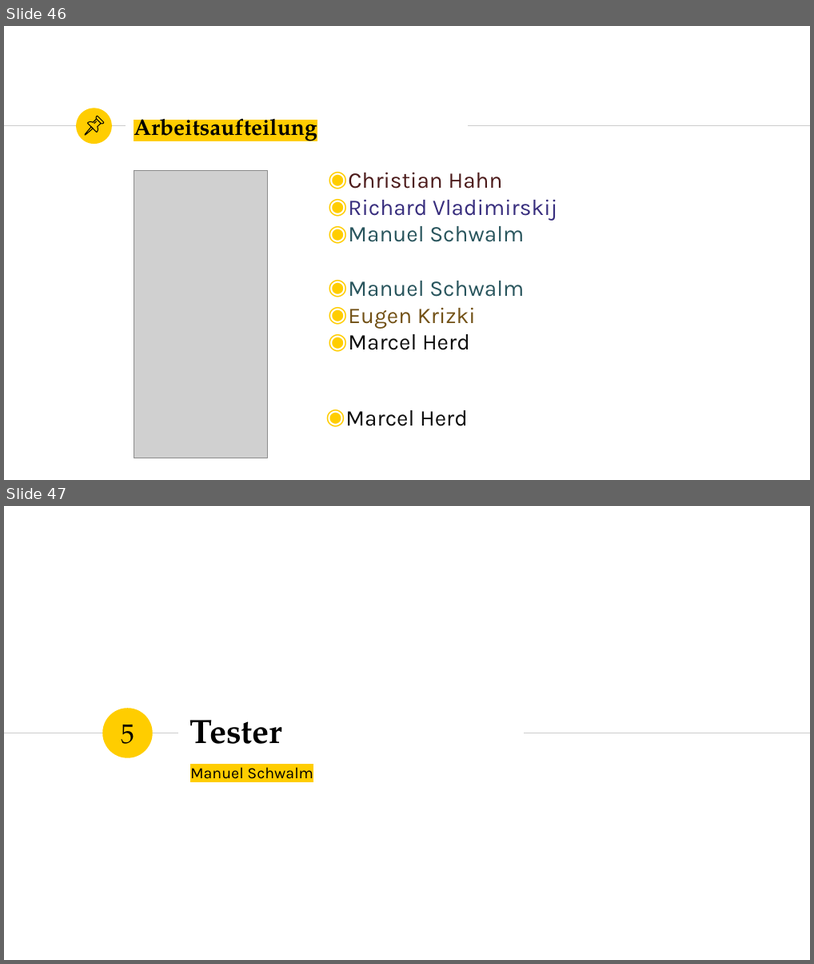
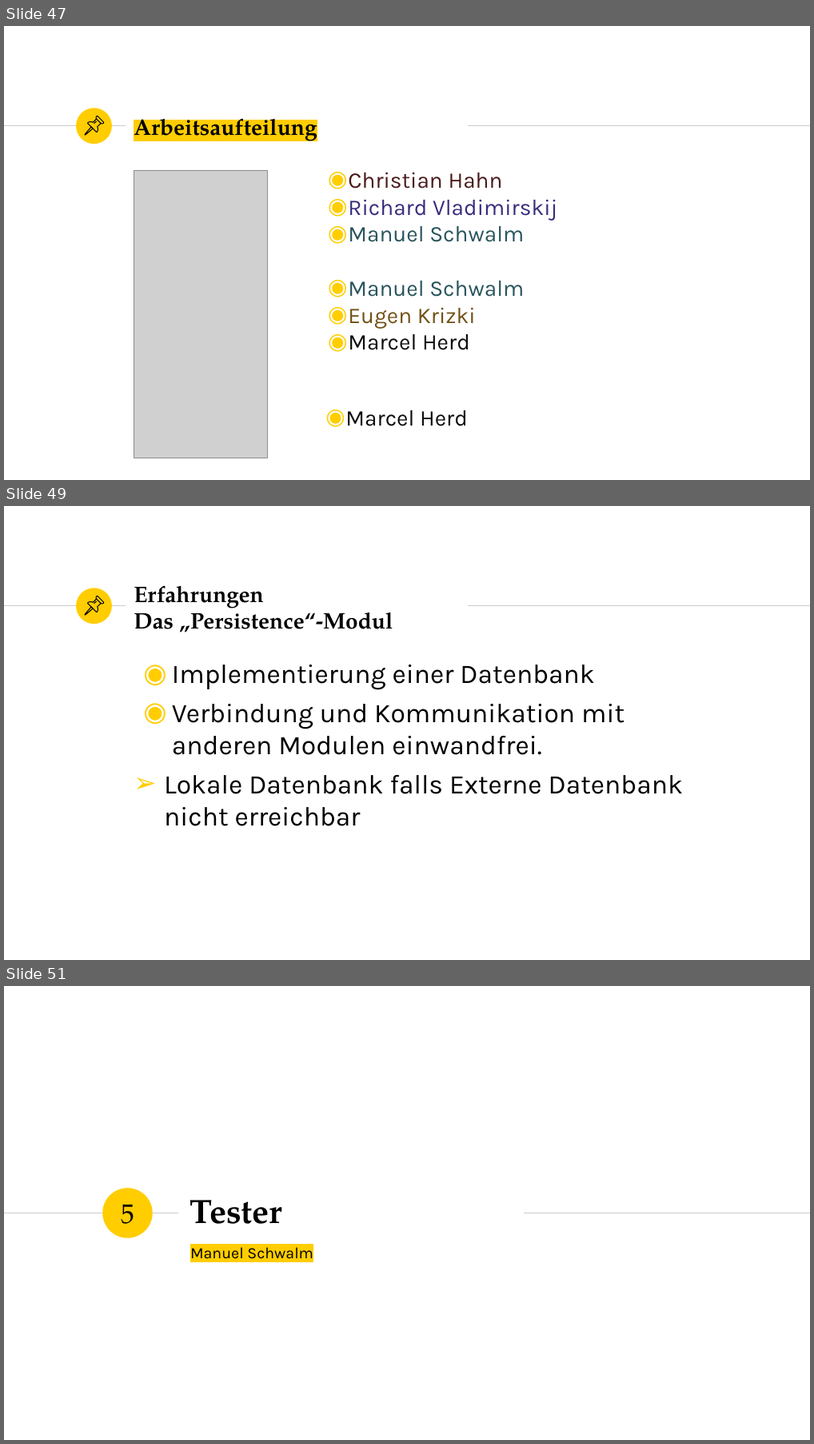
Before and after one commit to marcelherd/OOT-Projekt, a slide deck: Presentation/Presentation.pptx. Shown one above the other, each under a label of ours: slides 46 and 47 before the commit, slides 47, 49 and 51 after it; the slides between them are not shown. The pictures are 814x964 and 814x1444 pixels, drawn with LibreOffice and Linux fonts; fonts in the diff are those of the drawing; grey boxes stand for pictures. Boxes give left, top, right and bottom in pixels: in the first picture for what was removed or moved away, otherwise in the second. Text is boxed around its words. In the diff, an @@ line names an element or a change of style, - is before the commit and + after.

```diff
--- a/Presentation/Presentation.pptx
+++ b/Presentation/Presentation.pptx
@@ slide 49 added at (4, 506, 810, 960), background #FFFFFF; not listed: 3 template elements that a slide beside it also shows @@
@@ group added at (85, 596, 103, 615): 4 freeform shapes @@
@@ title added at (134, 585, 393, 632), 20 pt, text #000000, bold @@
+Erfahrungen
+Das „Persistence“-Modul
@@ text added at (164, 664, 683, 826), 24 pt, text #000000 @@
+◉ Implementierung einer Datenbank
+◉ Verbindung und Kommunikation mit anderen Modulen einwandfrei.
+➢ Lokale Datenbank falls Externe Datenbank nicht erreichbar
@@ what was slide 46 is now slide 47 @@
@@ what was slide 47 is now slide 51 @@
```
Also in this commit, not shown: 8 other slides added.
